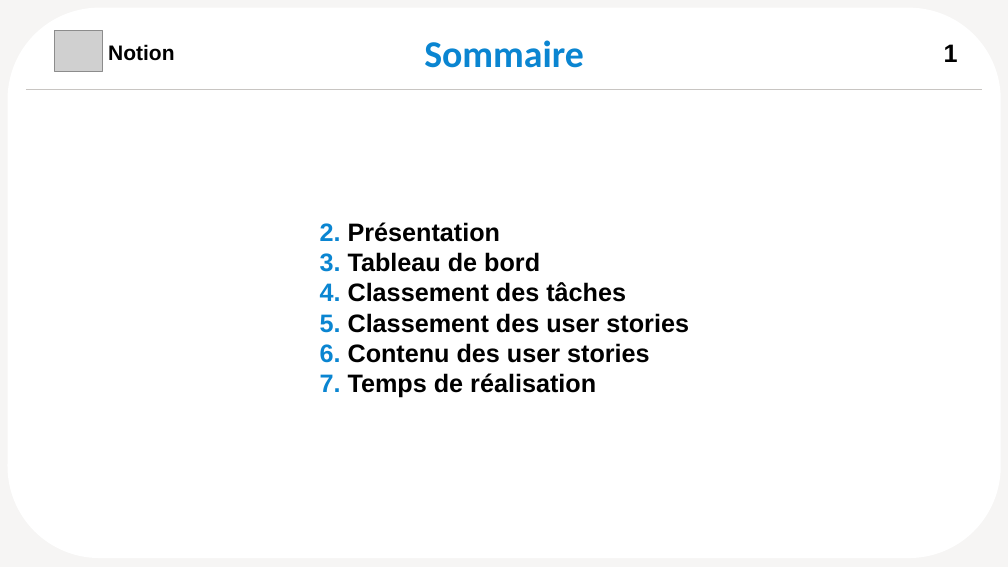
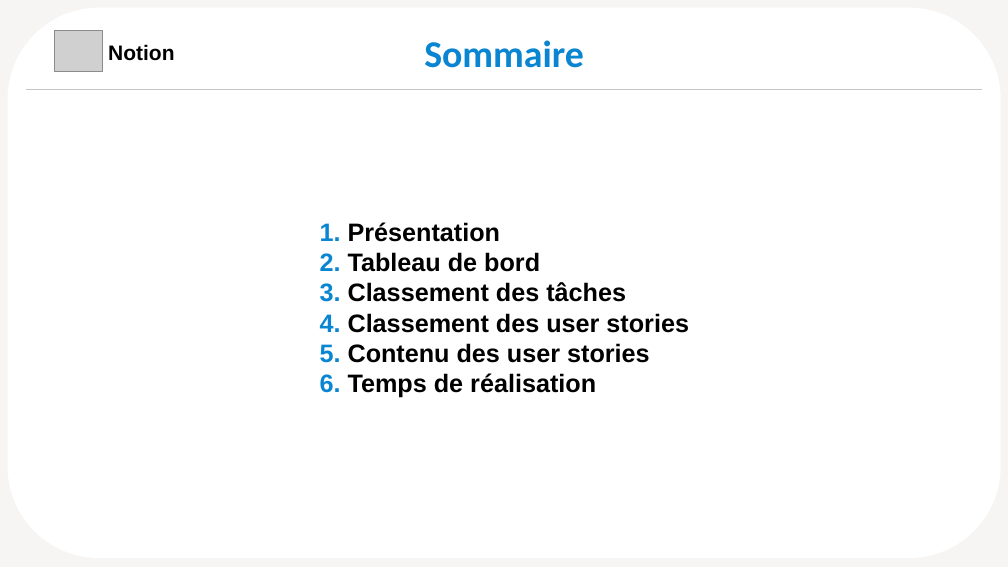
Before and after one commit to lionelagf/Menu-maker-by-qwenta, a slide deck: slide 2 of Faure_Lionel_3_kanban_012024.pptx. Drawn at 1008x567 pixels with LibreOffice and Linux fonts; fonts in the diff are those of the drawing; grey boxes stand for pictures. Boxes give left, top, right and bottom in pixels: in the first picture for what was removed or moved away, otherwise in the second. Text is boxed around its words. In the diff, an @@ line names an element or a change of style, - is before the commit and + after.

```diff
--- a/Faure_Lionel_3_kanban_012024.pptx
+++ b/Faure_Lionel_3_kanban_012024.pptx
@@ text removed at (x1=944, y1=44, x2=958, y2=62) @@
-1
@@ text at (x1=320, y1=222, x2=689, y2=398): text changed @@
-2. Présentation
-3. Tableau de bord
-4. Classement des tâches
-5. Classement des user stories
-6. Contenu des user stories
-7. Temps de réalisation
+1. Présentation
+2. Tableau de bord
+3. Classement des tâches
+4. Classement des user stories
+5. Contenu des user stories
+6. Temps de réalisation
```
Also in this commit, not shown: 6 other slides changed, 6 other files.
